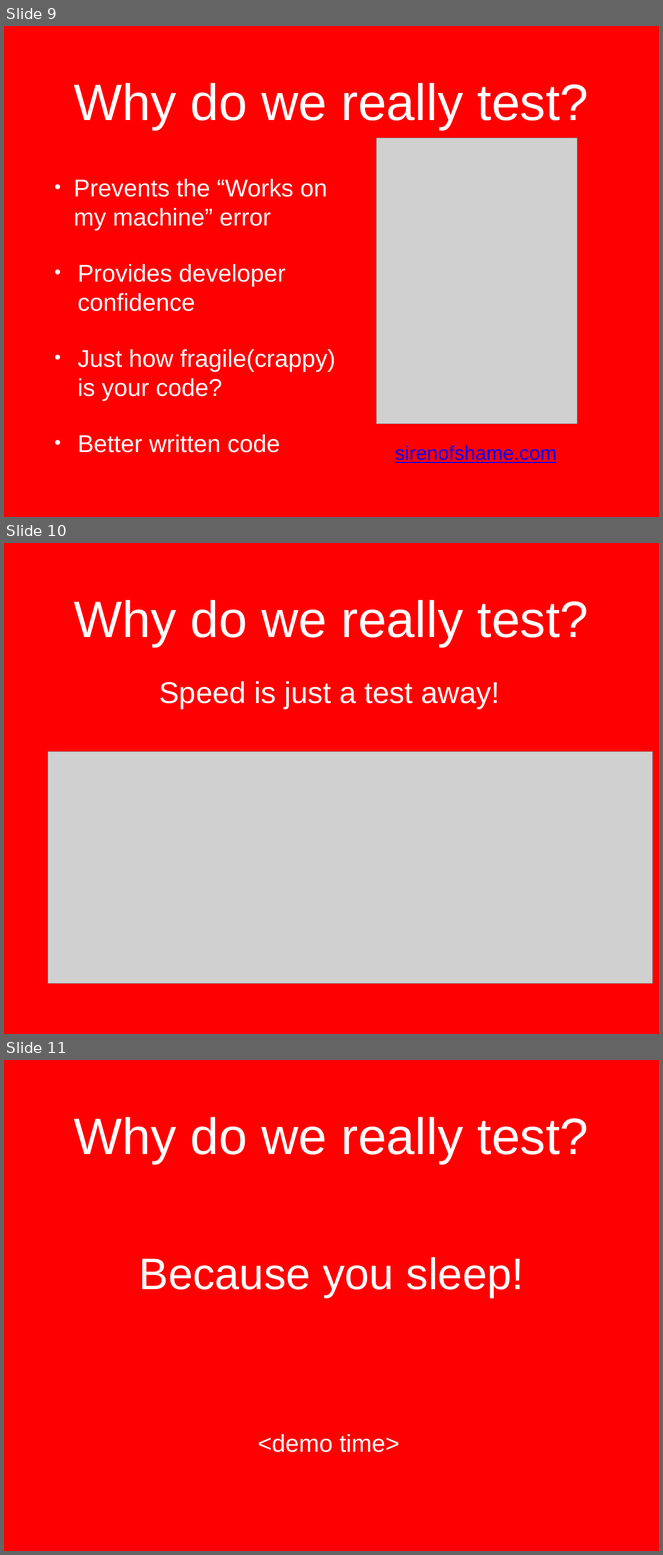
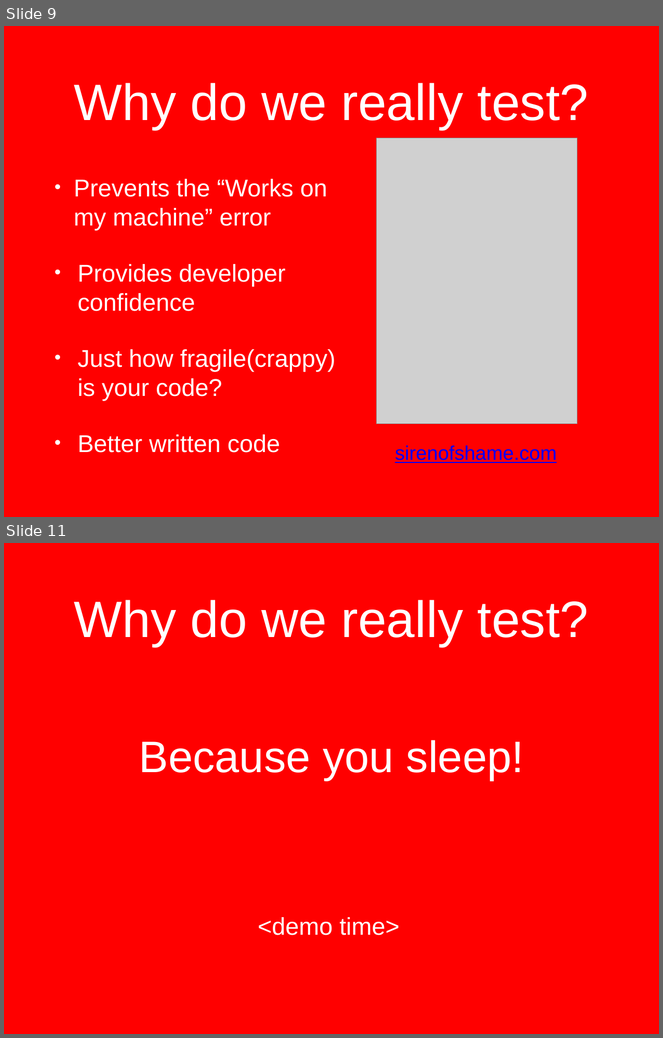
Before and after one commit to pulcher/jmagic, a slide deck: testing javascript isnt magic.pptx. Shown one above the other, each under a label of ours: slides 9, 10 and 11 before the commit, slides 9 and 11 after it; the slides between them are not shown. The pictures are 663x1555 and 663x1038 pixels, drawn with LibreOffice and Linux fonts; fonts in the diff are those of the drawing; grey boxes stand for pictures; background and template pictures are left out. Boxes give left, top, right and bottom in pixels: in the first picture for what was removed or moved away, otherwise in the second. Text is boxed around its words. In the diff, an @@ line names an element or a change of style, - is before the commit and + after.

```diff
--- a/testing javascript isnt magic.pptx
+++ b/testing javascript isnt magic.pptx
@@ slide 10 removed at [4, 543, 659, 1034], background picture (left out) @@
@@ title removed at [74, 600, 588, 646] @@
-Why do we really test?
@@ text removed at [159, 681, 500, 709] @@
-Speed is just a test away!
@@ picture removed at [48, 752, 653, 983] @@
```
Also in this commit, not shown: 1 slide added, 2 other files.
